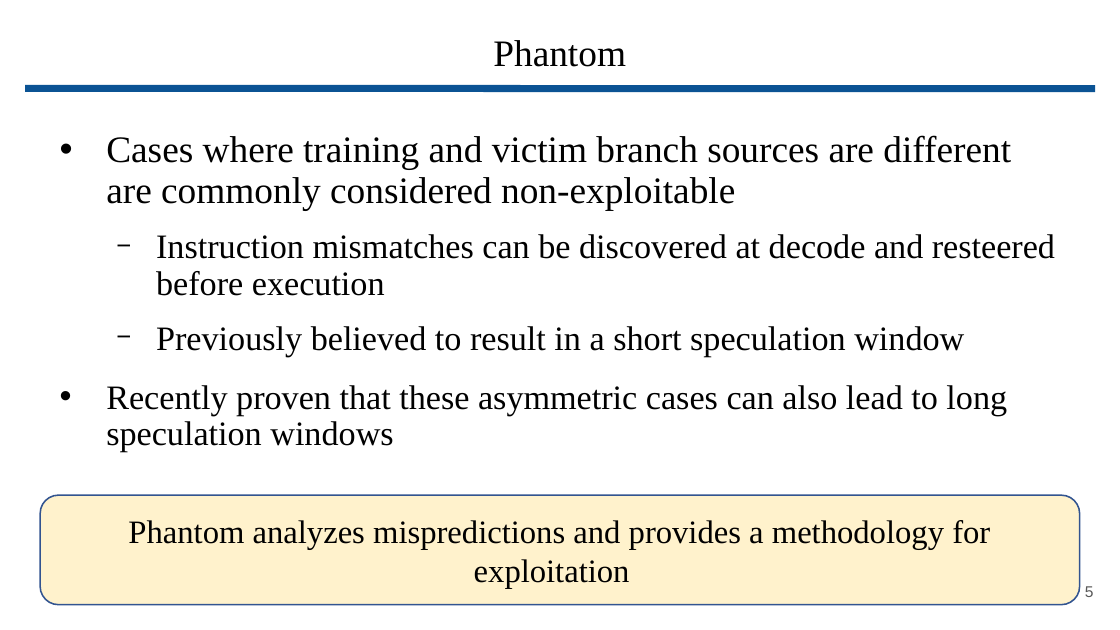
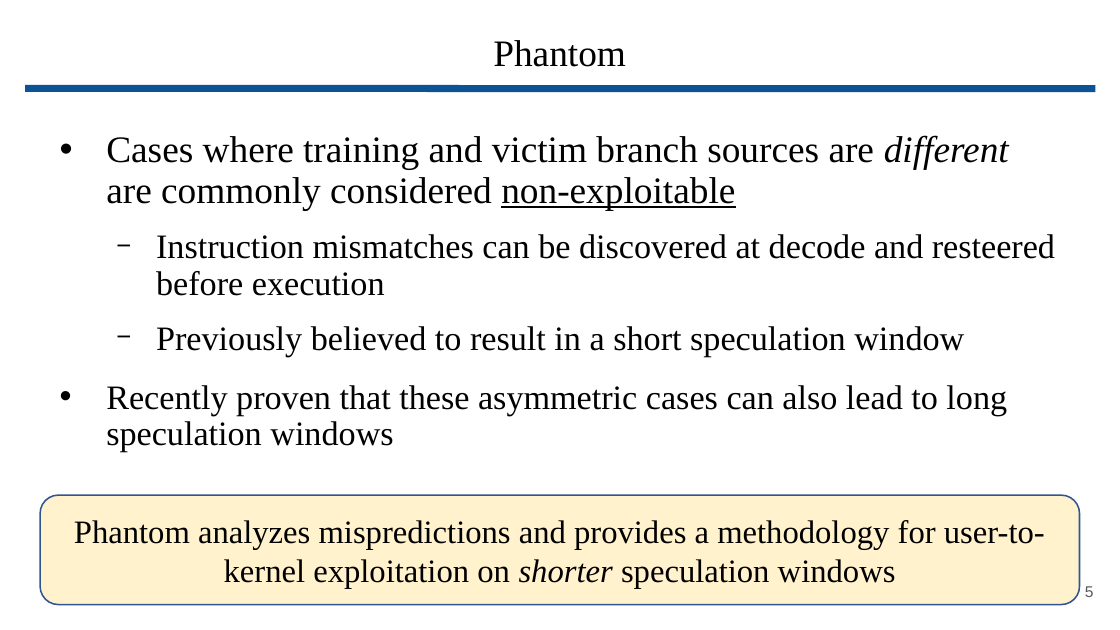
Before and after one commit to wbuz24/grad-research, a slide deck: slide 5 of presentations/Phantom.pptx. Drawn at 1120x630 pixels with LibreOffice and Linux fonts; fonts in the diff are those of the drawing. Boxes give left, top, right and bottom in pixels: in the first picture for what was removed or moved away, otherwise in the second. Text is boxed around its words. In the diff, an @@ line names an element or a change of style, - is before the commit and + after.

Commit message:
phantom save

```diff
--- a/presentations/Phantom.pptx
+++ b/presentations/Phantom.pptx
@@ text at <box>106,135,1009,210</box>: italic on in "different"; underline on in "non-exploitable" @@
@@ text in rounded rectangle at <box>74,520,1045,588</box>: text changed @@
-Phantom analyzes mispredictions and provides a methodology for exploitation
+Phantom analyzes mispredictions and provides a methodology for user-to-kernel exploitation on shorter speculation windows
```
Also in this commit, not shown: 5 other slides changed, 4 slides added.
